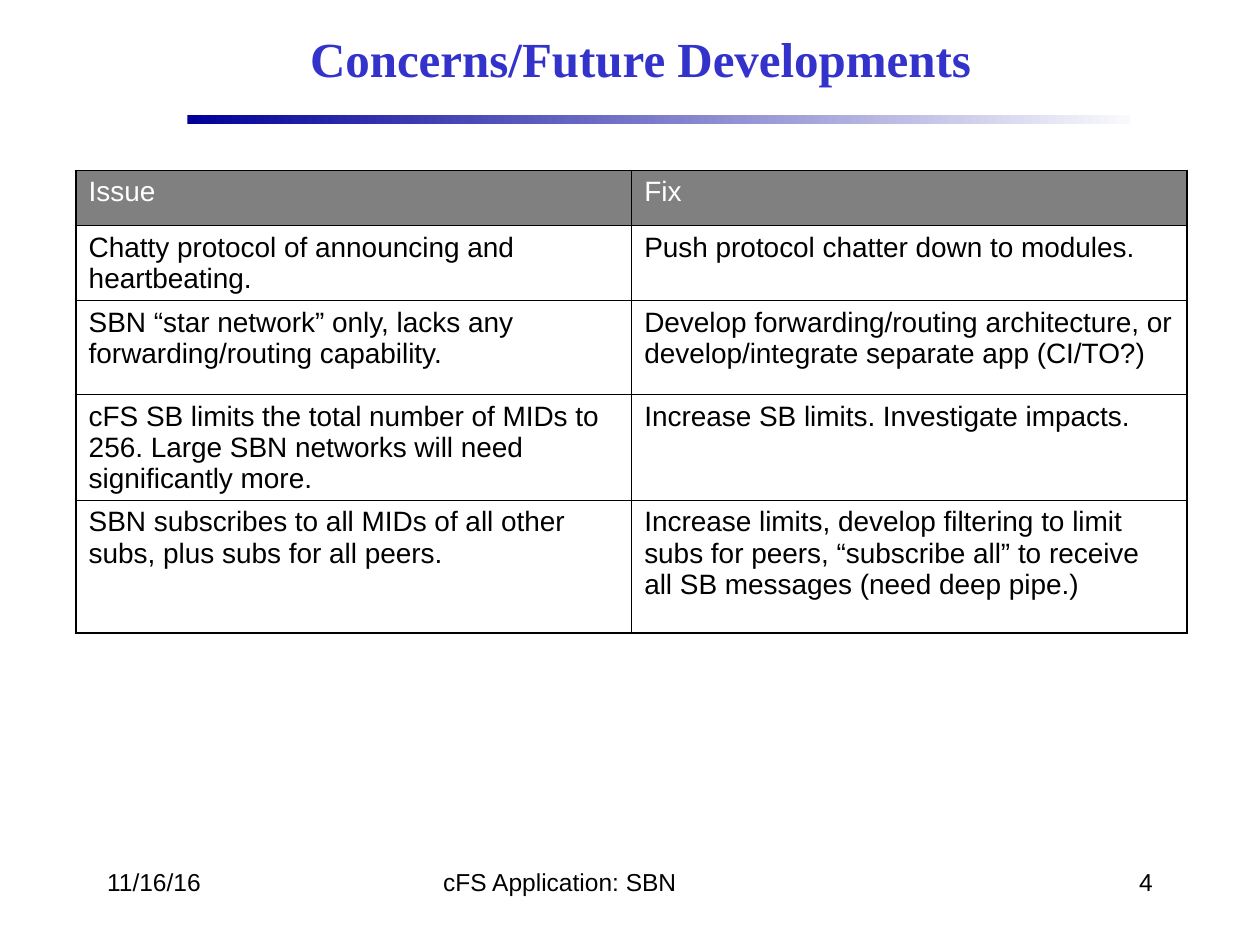
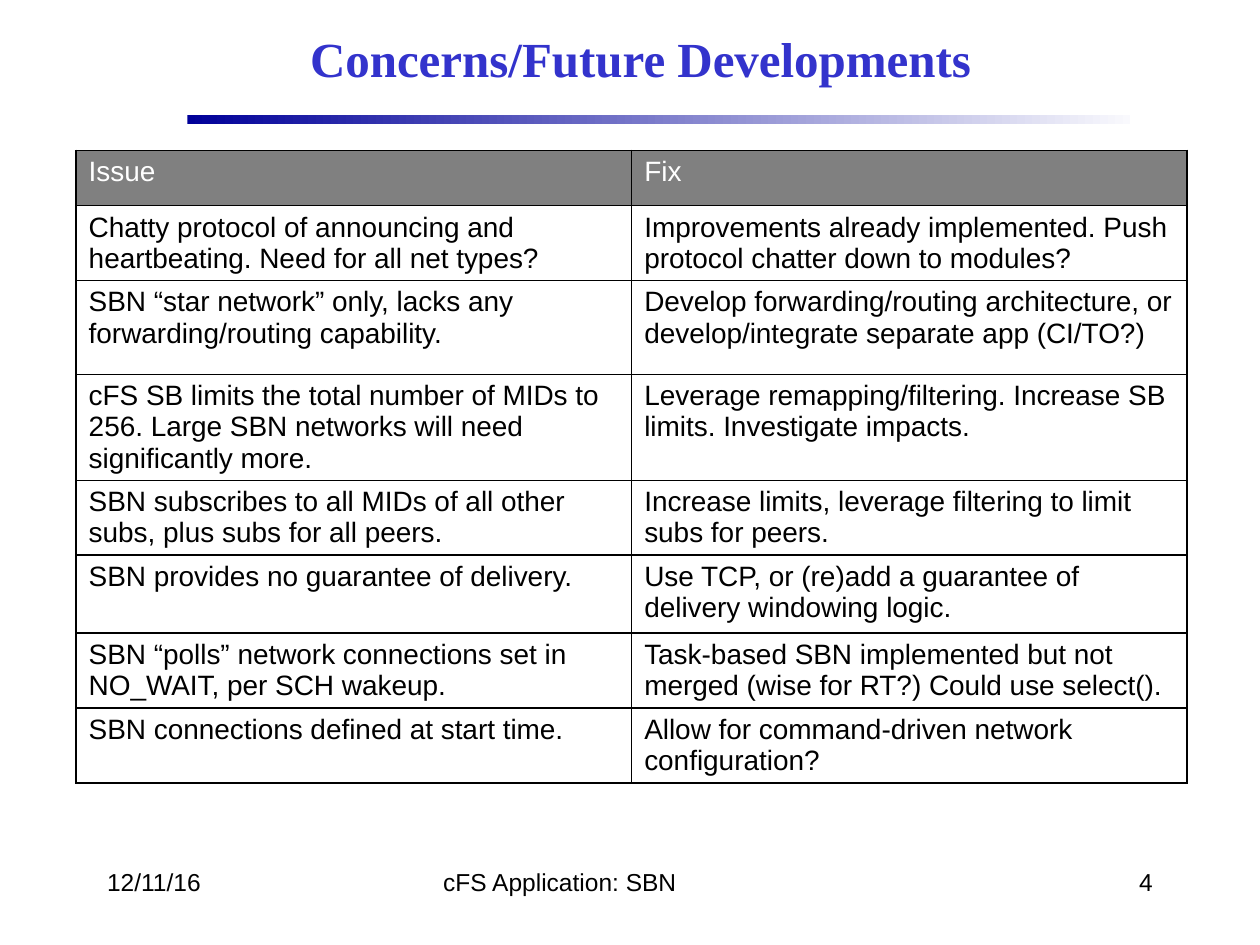
Before and after one commit to nasa/SBN, a slide deck: slide 4 of docs/SBN_Design.pptx. Drawn at 1260x945 pixels with LibreOffice and Linux fonts; fonts in the diff are those of the drawing; background and template pictures are left out. Boxes give left, top, right and bottom in pixels: in the first picture for what was removed or moved away, otherwise in the second. Text is boxed around its words. In the diff, an @@ line names an element or a change of style, - is before the commit and + after.

```diff
--- a/docs/SBN_Design.pptx
+++ b/docs/SBN_Design.pptx
@@ table at <box>76,150,1187,811</box> @@
-row 2, column 1: Chatty protocol of announcing and heartbeating.
+row 2, column 1: Chatty protocol of announcing and heartbeating. Need for all net types?
-row 2, column 2: Push protocol chatter down to modules.
+row 2, column 2: Improvements already implemented. Push protocol chatter down to modules?
-row 4: cFS SB limits the total number of MIDs to 256. Large SBN networks will need significantly more. | Increase SB limits. Investigate impacts.
-row 5: SBN subscribes to all MIDs of all other subs, plus subs for all peers. | Increase limits, develop filtering to limit subs for peers, “subscribe all” to receive all SB messages (need deep pipe.)
+row 4: cFS SB limits the total number of MIDs to 256. Large SBN networks will need significantly more. | Leverage remapping/filtering. Increase SB limits. Investigate impacts.
+row 5: SBN subscribes to all MIDs of all other subs, plus subs for all peers. | Increase limits, leverage filtering to limit subs for peers.
+row 6: SBN provides no guarantee of delivery. | Use TCP, or (re)add a guarantee of delivery windowing logic.
+row 7: SBN “polls” network connections set in NO_WAIT, per SCH wakeup. | Task-based SBN implemented but not merged (wise for RT?) Could use select().
+row 8: SBN connections defined at start time. | Allow for command-driven network configuration?
@@ table: place and size @@
-table at <box>76,170,1187,645</box>
+table at <box>76,150,1187,811</box>
@@ text at <box>107,873,201,892</box>: text changed @@
-11/16/16
+12/11/16
```
Also in this commit, not shown: 16 other slides changed, 2 slides added.
